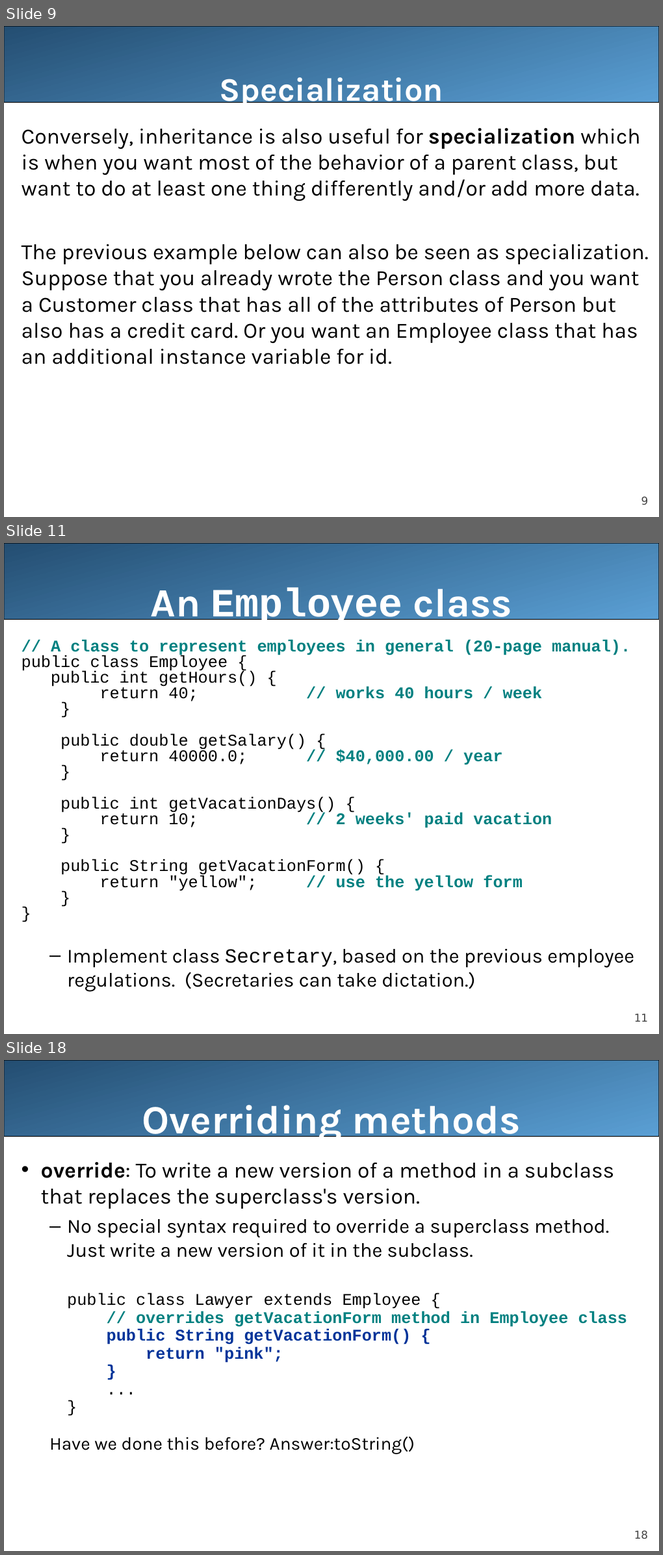
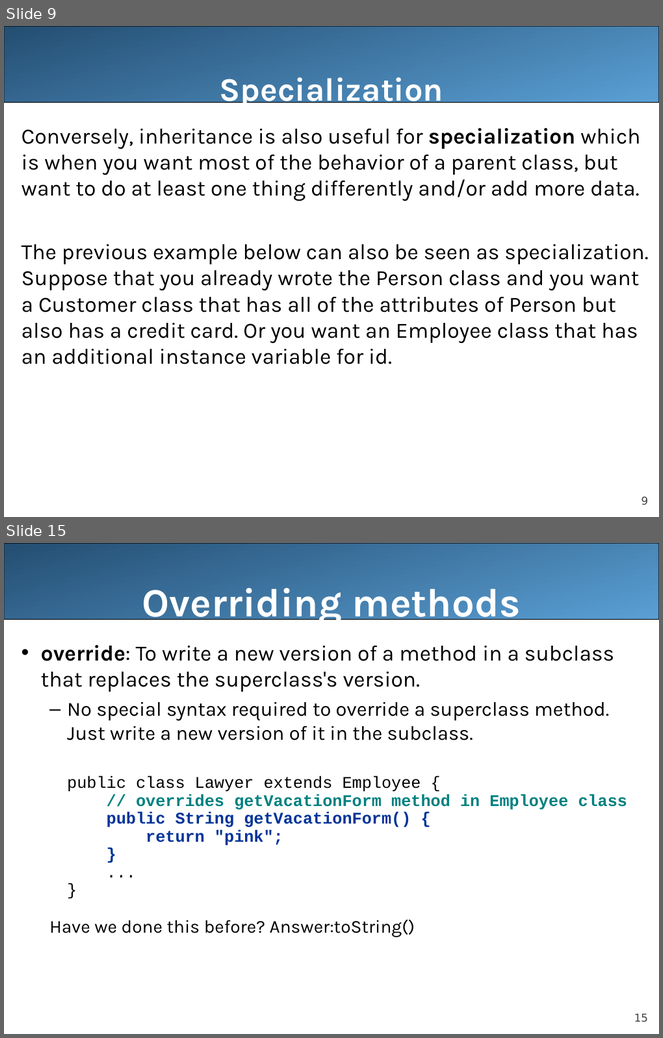
Before and after one commit to LongBaoNguyen/longbaonguyen.github.io, a slide deck: courses/apcsa/lecture21.ppt. Shown one above the other, each under a label of ours: slides 9, 11 and 18 before the commit, slides 9 and 15 after it; the slides between them are not shown. The pictures are 663x1555 and 663x1038 pixels, drawn with LibreOffice and Linux fonts; fonts in the diff are those of the drawing. Boxes give left, top, right and bottom in pixels: in the first picture for what was removed or moved away, otherwise in the second. Text is boxed around its words. In the diff, an @@ line names an element or a change of style, - is before the commit and + after.

```diff
--- a/courses/apcsa/lecture21.ppt
+++ b/courses/apcsa/lecture21.ppt
@@ slide 11 removed at [4,543,659,1034], background #FFFFFF; not listed: 2 template elements that a slide beside it also shows @@
@@ title removed at [151,588,512,627] @@
-An Employee class
@@ text removed at [22,639,634,991] @@
-// A class to represent employees in general (20-page manual).
-public class Employee {
-public int getHours() {
-return 40; // works 40 hours / week
-}
-public double getSalary() {
-return 40000.0; // $40,000.00 / year
-}
-public int getVacationDays() {
-return 10; // 2 weeks' paid vacation
-}
-public String getVacationForm() {
-return "yellow"; // use the yellow form
-}
-}
-  – Implement class Secretary, based on the previous employee regulations. (Secretaries can take dictation.)
@@ what was slide 18 is now slide 15 @@
@@ page number at [634,1014,648,1022]: text changed @@
-18
+15
```
Also in this commit, not shown: 2 slides changed, 3 slides added, 5 other slides removed, 4 other files.
